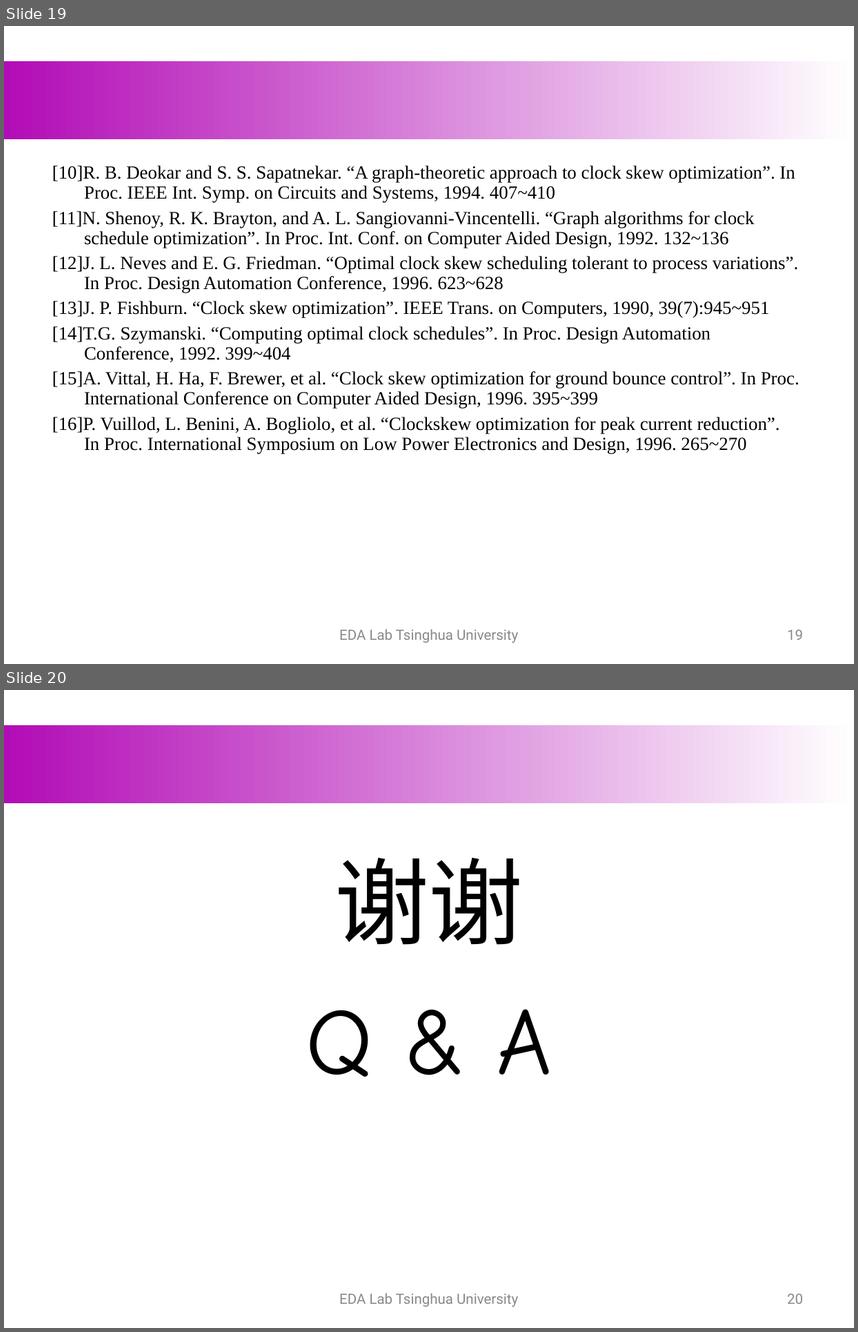
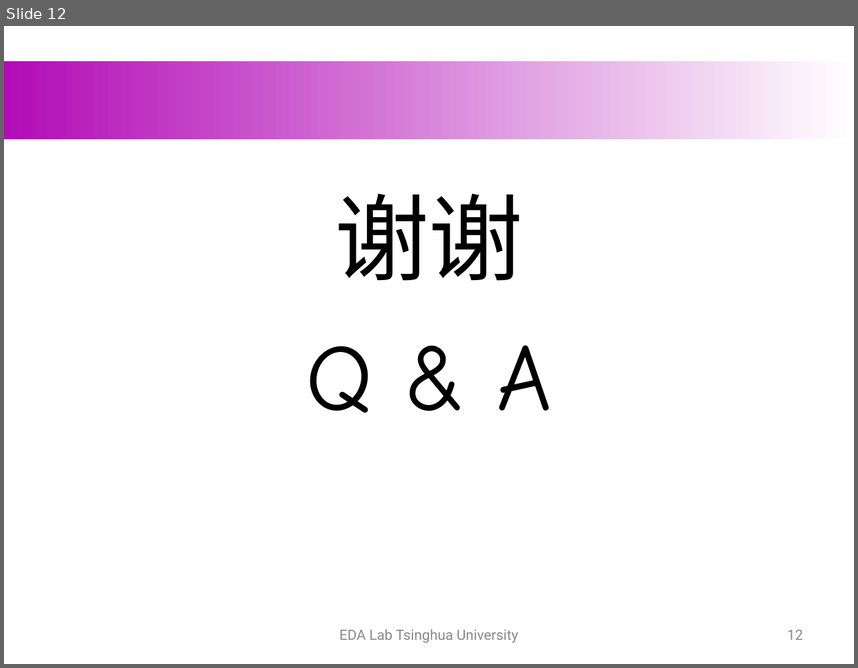
Before and after one commit to hewr1993/graduate_thesis, a slide deck: formal_materials/publish/开题.ppt. Shown one above the other, each under a label of ours: slides 19 and 20 before the commit, slide 12 after it. The pictures are 858x1332 and 858x668 pixels, drawn with LibreOffice and Linux fonts; fonts in the diff are those of the drawing; background and template pictures are left out. Boxes give left, top, right and bottom in pixels: in the first picture for what was removed or moved away, otherwise in the second. Text is boxed around its words. In the diff, an @@ line names an element or a change of style, - is before the commit and + after.

```diff
--- a/formal_materials/publish/开题.ppt
+++ b/formal_materials/publish/开题.ppt
@@ slide 19 removed at (x1=4, y1=26, x2=854, y2=664), background #FFFFFF; not listed: 1 template element that a slide beside it also shows @@
@@ text removed at (x1=52, y1=165, x2=800, y2=453) @@
-[10]R. B. Deokar and S. S. Sapatnekar. “A graph-theoretic approach to clock skew optimization”. In Proc. IEEE Int. Symp. on Circuits and Systems, 1994. 407~410
-[11]N. Shenoy, R. K. Brayton, and A. L. Sangiovanni-Vincentelli. “Graph algorithms for clock schedule optimization”. In Proc. Int. Conf. on Computer Aided Design, 1992. 132~136
-[12]J. L. Neves and E. G. Friedman. “Optimal clock skew scheduling tolerant to process variations”. In Proc. Design Automation Conference, 1996. 623~628
-[13]J. P. Fishburn. “Clock skew optimization”. IEEE Trans. on Computers, 1990, 39(7):945~951
-[14]T.G. Szymanski. “Computing optimal clock schedules”. In Proc. Design Automation Conference, 1992. 399~404
-[15]A. Vittal, H. Ha, F. Brewer, et al. “Clock skew optimization for ground bounce control”. In Proc. International Conference on Computer Aided Design, 1996. 395~399
-[16]P. Vuillod, L. Benini, A. Bogliolo, et al. “Clockskew optimization for peak current reduction”. In Proc. International Symposium on Low Power Electronics and Design, 1996. 265~270
@@ text removed at (x1=339, y1=628, x2=518, y2=643) @@
-EDA Lab Tsinghua University
@@ page number removed at (x1=787, y1=629, x2=803, y2=639) @@
-19
@@ what was slide 20 is now slide 12 @@
@@ page number at (x1=787, y1=629, x2=803, y2=639): text changed @@
-20
+12
```
Also in this commit, not shown: 4 slides changed, 4 slides added, 11 other slides removed, 3 other files.
